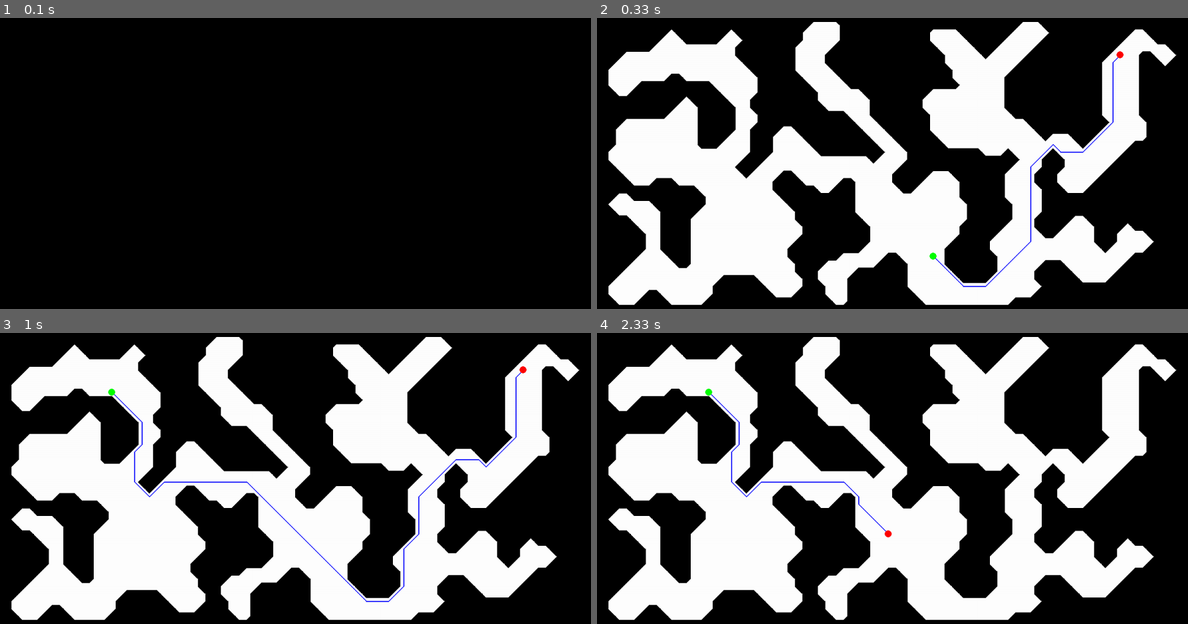
Above: before the commit, frames 1-4 (two rows, left to right).
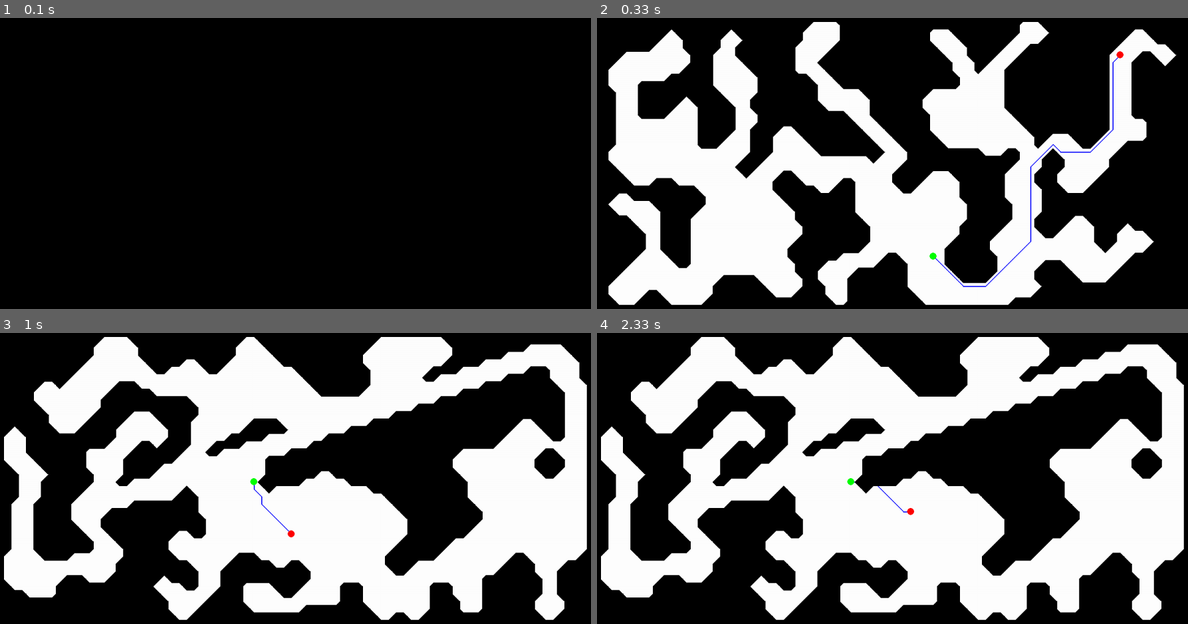
Above: after the commit, the same moments.

Repository: rahul38888/Caves
Game: pygame game, started from __init__.py
Same seed, same stepped clock (60 frames per second), same inputs: the game is played once before the commit and once after it.
Inputs:
- Up to frame 1 (0.1 s): no input
- Up to frame 2 (0.33 s): no input
- Up to frame 3 (1 s): tap Space at 0.33 s; tap T at 0.67 s
- Up to frame 4 (2.33 s): tap S at 2.07 s

Frame 1 is identical in both runs. In frame 2, 3.0% of the frame differs, in the area x 3-93%, y 2-52%; in frame 3, 50%, in the area x 0-100%, y 1-99%; in frame 4, 50%.

Commit message:
ensure whole connectivity and performance by precalculating rooms distances

Diff:
--- a/__init__.py
+++ b/__init__.py
@@ -3,5 +3,5 @@
 from app import App
 
 if __name__ == '__main__':
-    app = App()
+    app = App(size=(80,40), sq_width=15, iterations=5)
     app.start()
--- a/src/app.py
+++ b/src/app.py
@@ -1,3 +1,5 @@
+import random
+
 import pygame
 
 from datahandler.layout import Layout
@@ -9,20 +11,20 @@
 
 
 class App:
-    def __init__(self):
-        self.sq_width = 15
-        self.size = (80, 40)
+    def __init__(self, size=(80,40), sq_width=15, iterations=5):
+        self.sq_width = sq_width
+        self.size = size
         self.screen_size = (self.size[0]*self.sq_width, self.size[1]*self.sq_width)
-        self.itertions = 5
+        self.iterations = iterations
         self.fps_cap = 10
 
         self.state = dict()
 
         self.cave = CaveProcedural(layout=Layout(self.size))
-        self.cave.smoothing(iterations=self.itertions)
+        self.cave.smoothing(iterations=self.iterations)
         self.cave.detectRooms()
 
-        self.connectors = self.cave.connect_rooms()
+        self.cave.connectRooms()
 
         self.pathfinderapp = PathFindingApp(layout=self.cave.layout, pathfinder=PathFinder())
         self.pathfinderapp.new_target()
@@ -48,7 +50,12 @@
                 self.update_source()
 
             if event.type == pygame.KEYDOWN and event.key == pygame.K_SPACE:
-                pass
+                self.cave = CaveProcedural(layout=Layout(self.size))
+                self.cave.smoothing(iterations=self.iterations)
+                self.cave.detectRooms()
+
+                self.cave.connectRooms()
+                self.renderEngine = self.init()
 
         return keymap
 
@@ -76,6 +83,12 @@
                 x, y = self.state["source"]
                 pygame.draw.circle(display, color, ((x+0.5) * self.sq_width, (y+0.5) * self.sq_width), self.sq_width/2, width=0)
 
+            # for room in self.cave.layout.rooms:
+            #     for tile in room.tiles:
+            #         x, y = tile
+            #         rect = [x*self.sq_width, y*self.sq_width, self.sq_width, self.sq_width]
+            #         pygame.draw.rect(display, room.color, rect=rect)
+
             for tri in triangles:
                 pygame.draw.polygon(display, [0, 0, 0], list(tri), width=0)
                 # pygame.draw.lines(display, [0, 0, 0], True, list(tri), blend=1)
--- a/src/datahandler/room.py
+++ b/src/datahandler/room.py
@@ -1,15 +1,18 @@
 import math
+import itertools
+import random
 
 from datahandler.layout import Layout
-
-import itertools
 
 
 class Room:
     def __init__(self, tiles: set):
+        self.id = None
+        self.color = [random.randint(0, 255), random.randint(0, 255), random.randint(0, 255)]
         self.tiles = tiles
         self.size = len(tiles)
         self.border = set()
+        self.accessible = False
         self.connected_rooms = []
 
     def calculate_borders(self, layout: Layout):
@@ -19,10 +22,34 @@
                 if (i == 0 or j == 0) and not layout.grid[y+j][x + i]:
                     self.border.add((x + i, y + j))
 
+    def makeAccessibility(self):
+        if not self.accessible:
+            self.accessible = True
+            for room in self.connected_rooms:
+                room.makeAccessibility()
+
     @staticmethod
     def connect(roomA, roomB):
+        if roomA.accessible:
+            roomB.makeAccessibility()
+        elif roomB.accessible:
+            roomA.makeAccessibility()
+
         roomA.connected_rooms.append(roomB)
         roomB.connected_rooms.append(roomA)
+
+    def distance(self, other):
+        min_dist = math.inf
+        cordA, cordB = None, None
+        for cord_A in self.border:
+            for cord_B in other.border:
+                distance = math.pow(cord_A[0] - cord_B[0], 2) + math.pow(cord_A[1] - cord_B[1], 2)
+                if min_dist > distance:
+                    min_dist = distance
+                    cordA = cord_A
+                    cordB = cord_B
+
+        return min_dist, cordA, cordB
 
     def nearestRoom(self, rooms: list):
         nearest_room = None
--- a/src/scripts/algos/caveprocedural.py
+++ b/src/scripts/algos/caveprocedural.py
@@ -15,8 +15,9 @@
 
         self.layout = layout
 
-        self.room_size_threshold = 10
-        self.connection_radius = 2
+        self.room_size_min = 10
+        self.wall_size_min = 10
+        self.connection_radius = 1
 
         # 1: wall, 0: open
         for x in range(self.width):
@@ -50,6 +51,10 @@
         for i in range(iterations):
             self._single_smoothing()
 
+    def sanize_walls(self):
+        visited = [[False for x in range(self.width)] for y in range(self.height)]
+
+
     def detectRooms(self):
         visited = [[False for x in range(self.width)] for y in range(self.height)]
 
@@ -57,7 +62,7 @@
             for y in range(self.height):
                 if not visited[y][x] and not self.layout.grid[y][x]:
                     tiles = flood_fill(self.layout.grid, x, y, visited=visited)
-                    if len(tiles) < self.room_size_threshold:
+                    if len(tiles) < self.room_size_min:
                         for tile in tiles:
                             self.layout.grid[tile[1]][tile[0]] = 1
                         continue
@@ -66,33 +71,103 @@
                     room.calculate_borders(layout=self.layout)
                     self.layout.rooms.append(room)
                 else:
+                    if not visited[y][x] and self.layout.grid[y][x]:
+                        tiles = flood_fill(self.layout.grid, x, y, visited=visited)
+                        if len(tiles) < self.wall_size_min:
+                            for tile in tiles:
+                                self.layout.grid[tile[1]][tile[0]] = 0
                     visited[y][x] = True
 
         self.layout.rooms.sort(key=lambda r:r.size, reverse=True)
+        for i in range(len(self.layout.rooms)):
+            self.layout.rooms[i].id = i
 
-    def _create_gallary(self, a, b):
-        dx = abs(a[0] - b[0])
-        dy = abs(a[1] - b[1])
+        self.layout.rooms[0].accessible = True
 
+    def _calculate_room_distances(self):
+        distances = [[None for i in self.layout.rooms] for j in self.layout.rooms]
+        for i in range(len(self.layout.rooms)):
+            for j in range(len(self.layout.rooms)):
+                if i == j:
+                    distances[i][j] = 0
+                    continue
 
-    def connect_rooms(self) -> list:
-        connectors = []
-        for room_A in self.layout.rooms:
-            nearest_room, cordA, cordB = room_A.nearestRoom(self.layout.rooms)
-            Room.connect(room_A, nearest_room)
-            self._create_gallary(cordA, cordB)
-            connectors.append([cordA, cordB])
-            pixels = getLinePixels(cordA, cordB)
+                if distances[i][j] is not None:
+                    continue
+
+                min_dist, cordA, cordB = self.layout.rooms[i].distance(self.layout.rooms[j])
+                distances[i][j] = (min_dist, cordA, cordB)
+                distances[j][i] = (min_dist, cordA, cordB)
+
+        return distances
+
+    def connectRooms(self, forceAccessibility: bool = False, distances = None):
+        accessibles = []
+        non_accessibles = []
+        if forceAccessibility:
+            for room in self.layout.rooms:
+                if room.accessible:
+                    accessibles.append(room)
+                else:
+                    non_accessibles.append(room)
+
+            if not len(non_accessibles):
+                return
+        else:
+            distances = self._calculate_room_distances()
+            accessibles = self.layout.rooms
+            non_accessibles = self.layout.rooms
+
+        min_distance = math.inf
+        room = None
+        nearest_room = None
+        cord_A, cord_B = None, None
+        for room_A in non_accessibles:
+            nearest_room_temp, cordA, cordB = None, None, None
+            dist = math.inf
+            for room_B in accessibles:
+                if room_A == room_B:
+                    continue
+
+                temp_dist, cord_A, cord_B = distances[room_A.id][room_B.id]
+                if dist > temp_dist:
+                    cordA, cordB = cord_A, cord_B
+                    dist = temp_dist
+                    nearest_room_temp = room_B
+
+            if not forceAccessibility:
+                Room.connect(room_A, nearest_room_temp)
+                pixels = getLinePixels(cordA, cordB)
+                drawLine(self.layout.grid, pixels, radius=self.connection_radius)
+            elif min_distance > dist:
+                min_distance = dist
+                nearest_room = nearest_room_temp
+                cord_A, cord_B = cordA, cordB
+                room = room_A
+
+        if forceAccessibility:
+            Room.connect(room, nearest_room)
+            pixels = getLinePixels(cord_A, cord_B)
             drawLine(self.layout.grid, pixels, radius=self.connection_radius)
+            forceAccessibility = False
 
-        return connectors
+        if not forceAccessibility:
+            self.connectRooms(True, distances=distances)
+
 
 if __name__ == '__main__':
     size = int(input())
     noise = CaveProcedural(Layout((size, size)))
 
-    noise.smoothing(iterations=10)
+    noise.smoothing(iterations=3)
     for a in noise.layout.grid:
-        print(list(map(lambda x: "#" if x else " ",a)))
+        string = ""
+        for b in a:
+            string += " " if not b else "@"
+        print(string)
 
     noise.detectRooms()
+    noise.connectRooms()
+
+# '   '
+# '+++'
--- /dev/null
+++ b/test/canvasproceduraltest.py
@@ -0,0 +1,24 @@
+import unittest
+
+from scripts.algos.caveprocedural import CaveProcedural
+from datahandler.layout import Layout
+
+
+class Test(unittest.TestCase):
+    def __init__(self, *args, **kwargs):
+        super(Test, self).__init__(*args, **kwargs)
+        size = 10
+        self.layout = Layout((size, size))
+        self.cave_p = CaveProcedural(layout=self.layout)
+
+    def test_all(self):
+        self.cave_p.smoothing(iterations=2)
+        for a in self.cave_p.layout.grid:
+            print(list(map(lambda x: "#" if x else " ", a)))
+
+        self.cave_p.detectRooms()
+        self.cave_p.connectRooms()
+
+
+if __name__ == '__main__':
+    unittest.main()
